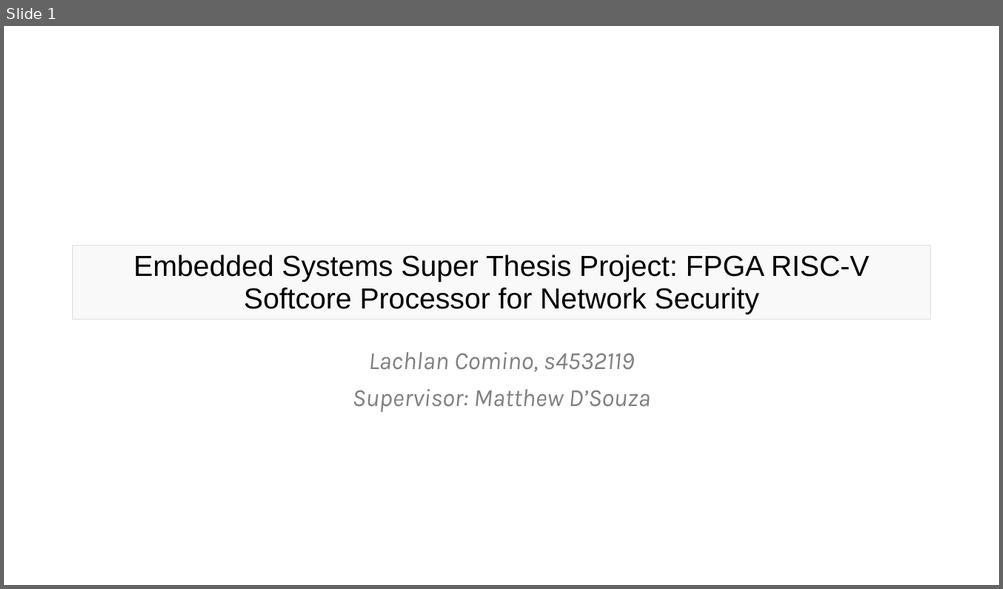
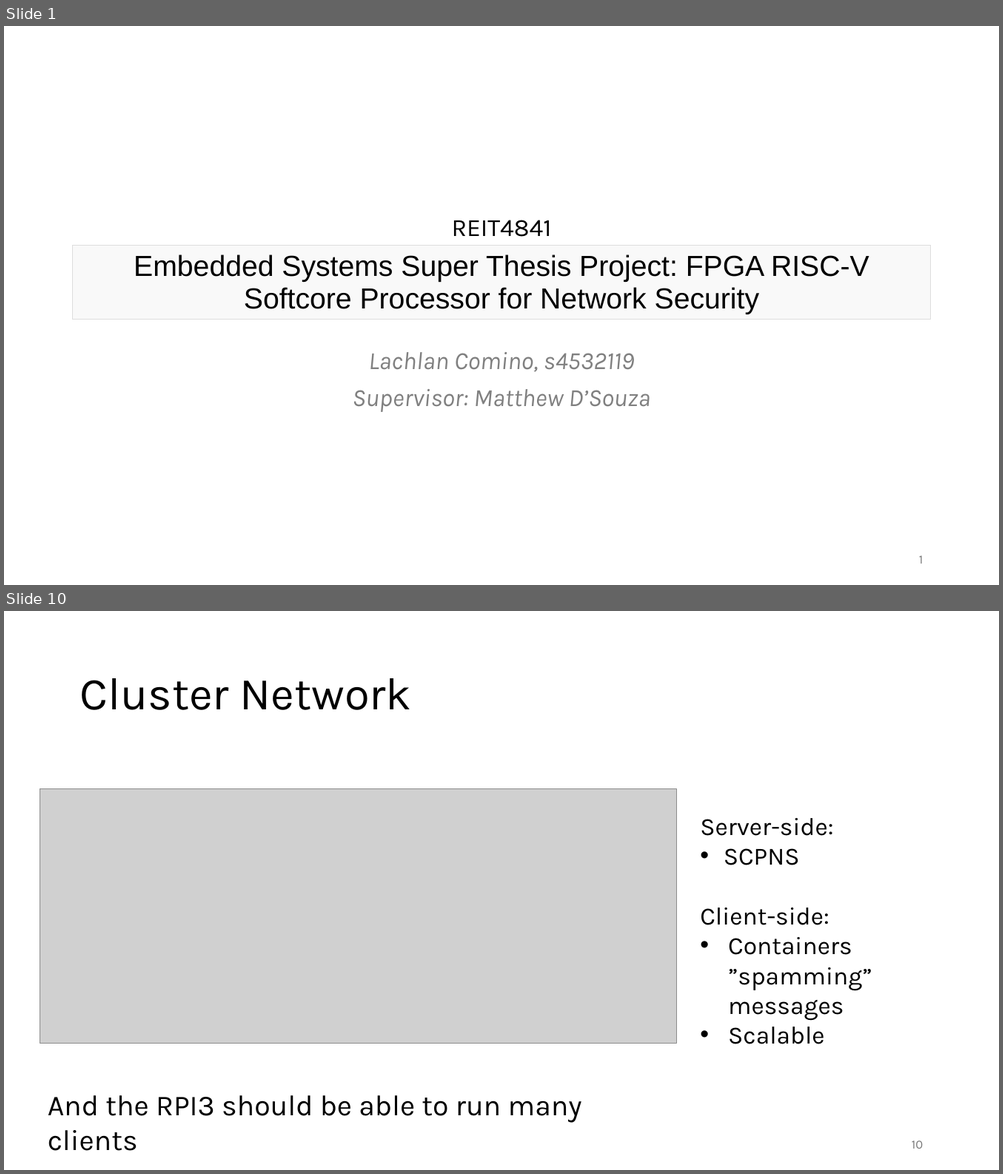
Before and after one commit to lcomino64/Thesis, a slide deck: Seminar/s4532119_seminar_slides.pptx. Shown one above the other, each under a label of ours: slide 1 before the commit, slides 1 and 10 after it; the slides between them are not shown. The pictures are 1003x589 and 1003x1174 pixels, drawn with LibreOffice and Linux fonts; fonts in the diff are those of the drawing; grey boxes stand for pictures. Boxes give left, top, right and bottom in pixels: in the first picture for what was removed or moved away, otherwise in the second. Text is boxed around its words. In the diff, an @@ line names an element or a change of style, - is before the commit and + after.

```diff
--- a/Seminar/s4532119_seminar_slides.pptx
+++ b/Seminar/s4532119_seminar_slides.pptx
@@ slide 10 added at box(4, 611, 999, 1170), background #FFFFFF @@
@@ title added at box(79, 678, 412, 710), 44 pt, text #000000 @@
+Cluster Network
@@ picture added at box(40, 789, 675, 1044) @@
@@ text added at box(700, 818, 872, 1045), 24 pt, text #000000 @@
+Server-side:
+• SCPNS
+Client-side:
+• Containers ”spamming” messages
+• Scalable
@@ text added at box(458, 1017, 489, 1047), 18 pt, text #000000 @@
+…
@@ text added at box(48, 1096, 582, 1123), 28 pt, text #000000 @@
+And the RPI3 should be able to run many clients
@@ page number added at box(911, 1141, 922, 1149), 12 pt, text #797979 @@
+10
@@ slide 1 changed as well @@
@@ text added at box(452, 220, 552, 237), 24 pt, text #000000 @@
+REIT4841
@@ page number added at box(919, 556, 923, 564), 12 pt, text #797979 @@
+1
```
Also in this commit, not shown: 2 other slides changed, 11 other slides added, 5 slides removed, 7 other files.
